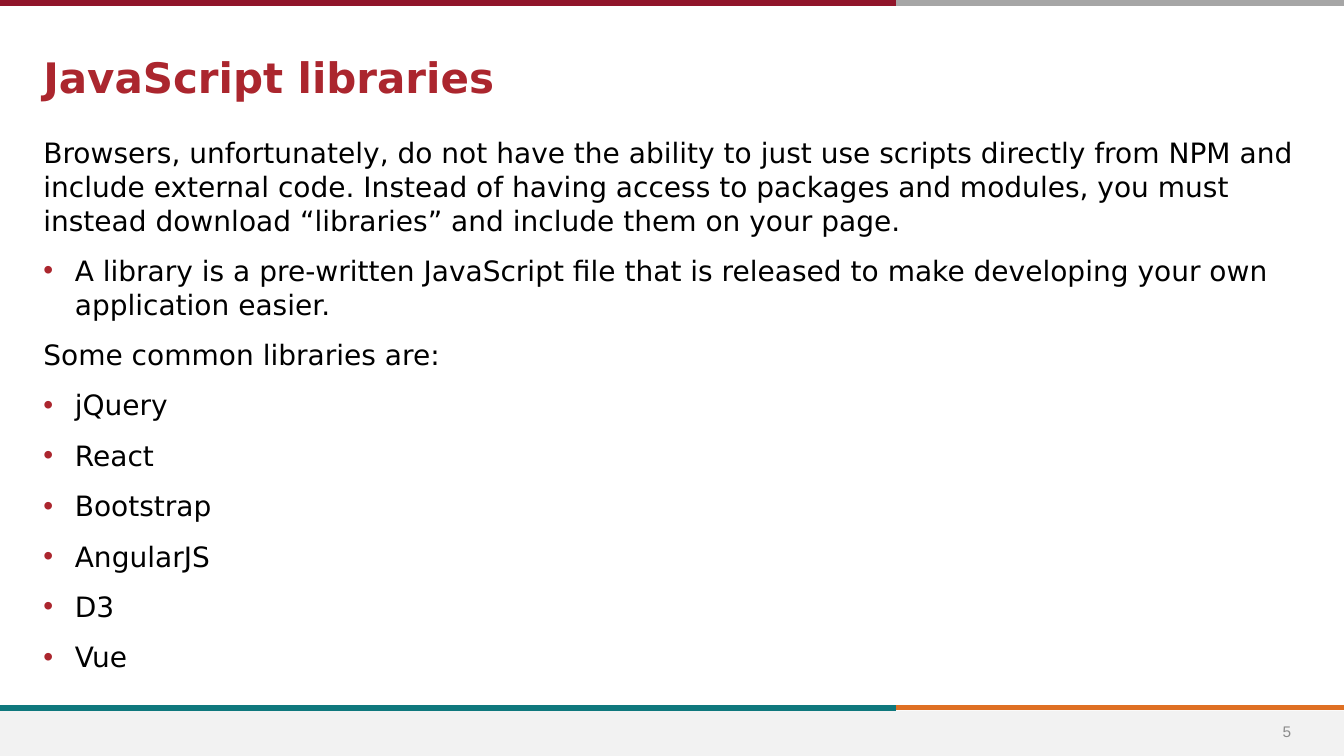
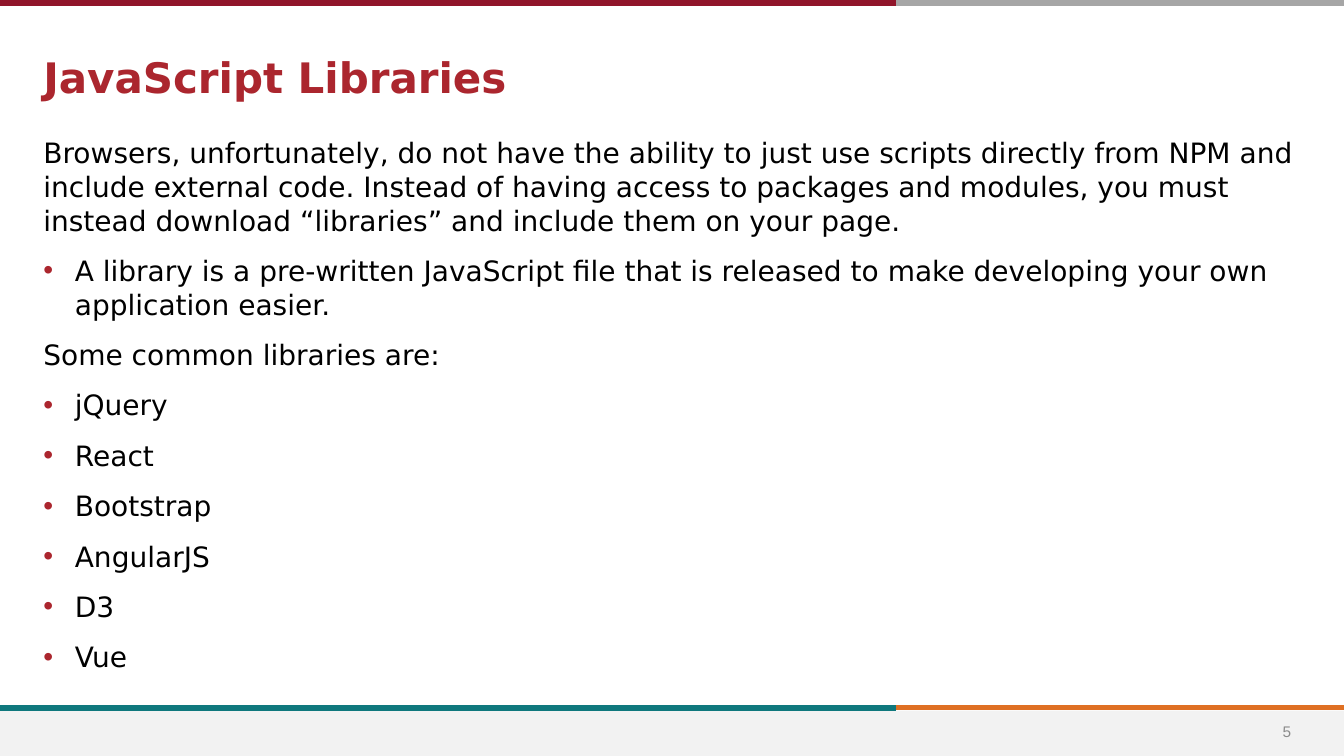
Before and after one commit to stevens-cs546-cs554/CS-546, a slide deck: slide 5 of lecture_09/Frontend JavaScript and Client-Side Form Validation.pptx. Drawn at 1344x756 pixels with LibreOffice and Linux fonts; fonts in the diff are those of the drawing; background and template pictures are left out. Boxes give left, top, right and bottom in pixels: in the first picture for what was removed or moved away, otherwise in the second. Text is boxed around its words. In the diff, an @@ line names an element or a change of style, - is before the commit and + after.

```diff
--- a/lecture_09/Frontend JavaScript and Client-Side Form Validation.pptx
+++ b/lecture_09/Frontend JavaScript and Client-Side Form Validation.pptx
@@ title at [43, 61, 507, 102]: text changed @@
-JavaScript libraries
+JavaScript Libraries
```
Also in this commit, not shown: 20 other slides changed, 1 slide added, 26 other files.
